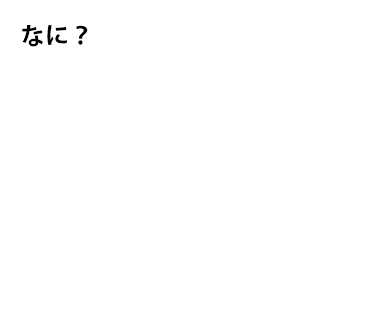
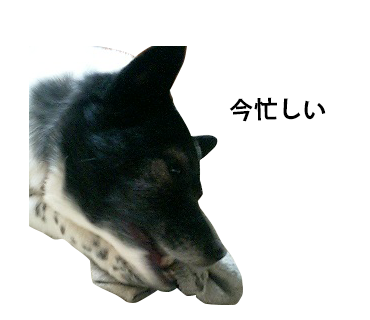
Comparing the layer stacks of the two 370×320 images. Changes:
renamed "なに？" to "今忙しい", painted on it over [22, 25, 326, 122]
added layer "携帯 011" above "シェイプ 1" over [29, 46, 269, 305]
added layer "シェイプ 1" above "基準" over [29, 46, 243, 305]
